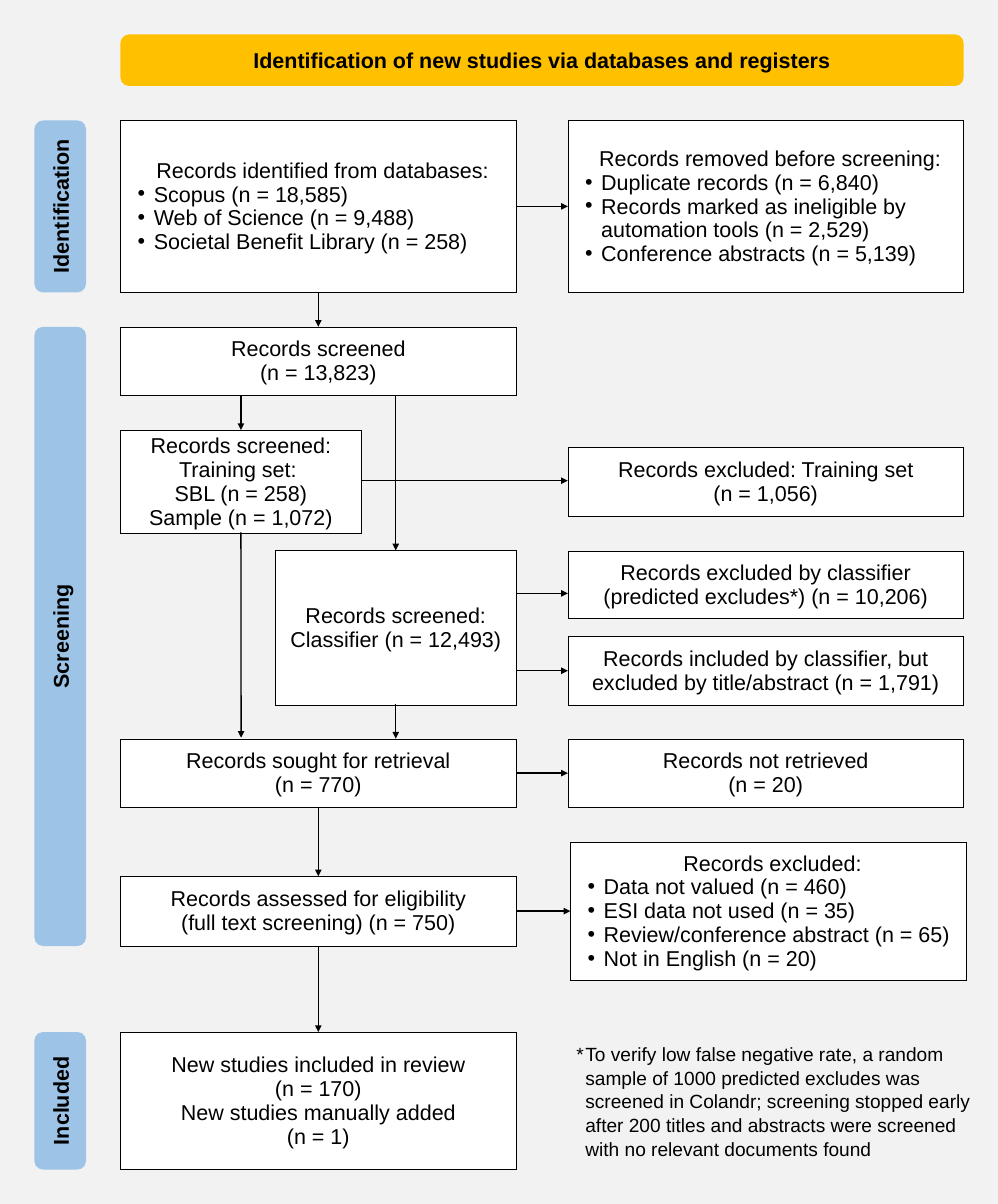
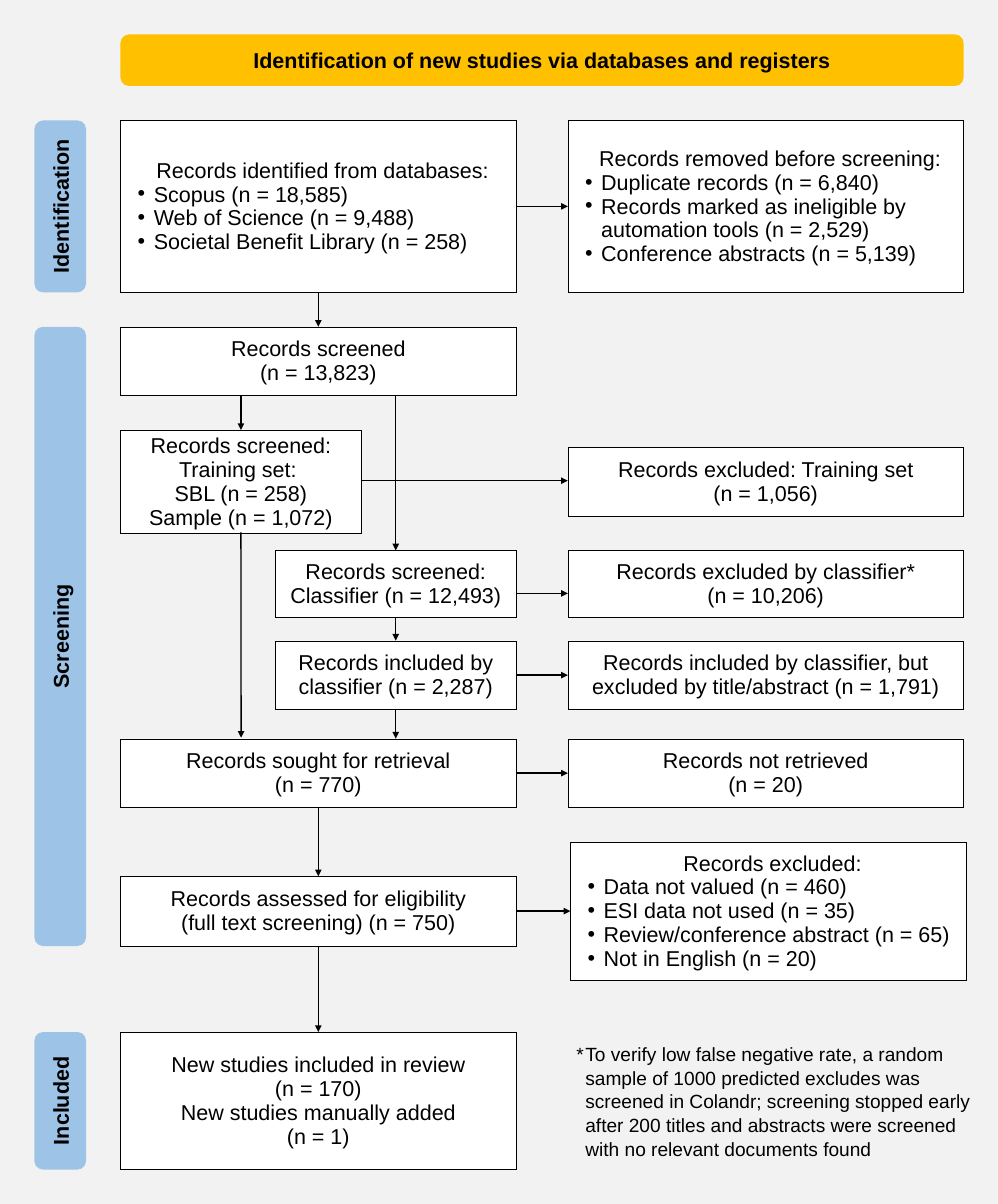
Before and after one commit to convei-wwf/sp1_systematic_map, a slide deck: slide 1 of prisma_roses_reporting/prisma_diagram2.pptx. Drawn at 998x1204 pixels with LibreOffice and Linux fonts; fonts in the diff are those of the drawing. Boxes give left, top, right and bottom in pixels: in the first picture for what was removed or moved away, otherwise in the second. Text is boxed around its words. In the diff, an @@ line names an element or a change of style, - is before the commit and + after.

```diff
--- a/prisma_roses_reporting/prisma_diagram2.pptx
+++ b/prisma_roses_reporting/prisma_diagram2.pptx
@@ rectangle "Records screened: Classifier (n = ..." resized from (x1=275, y1=551, x2=516, y2=705) to (x1=275, y1=551, x2=516, y2=618) @@
@@ text in rectangle at (x1=616, y1=563, x2=915, y2=608): text changed @@
-Records excluded by classifier (predicted excludes*) (n = 10,206)
+Records excluded by classifier*
+(n = 10,206)
@@ arrow added from (396, 619) to (396, 641), #000000 2.25 pt @@
@@ rectangle added at (x1=275, y1=641, x2=516, y2=710), fill #FFFFFF, outline #000000 0.5 pt, 36 pt, text #000000 @@
+Records included by classifier (n = 2,287)
@@ rectangle "Records included by classifier, but ..." moved from (x1=568, y1=637, x2=964, y2=705) to (x1=568, y1=641, x2=964, y2=710) @@
@@ arrow moved from (516, 671) - (568, 671) to (516, 675) - (568, 675) @@
```
Also in this commit, not shown: 3 other files.
